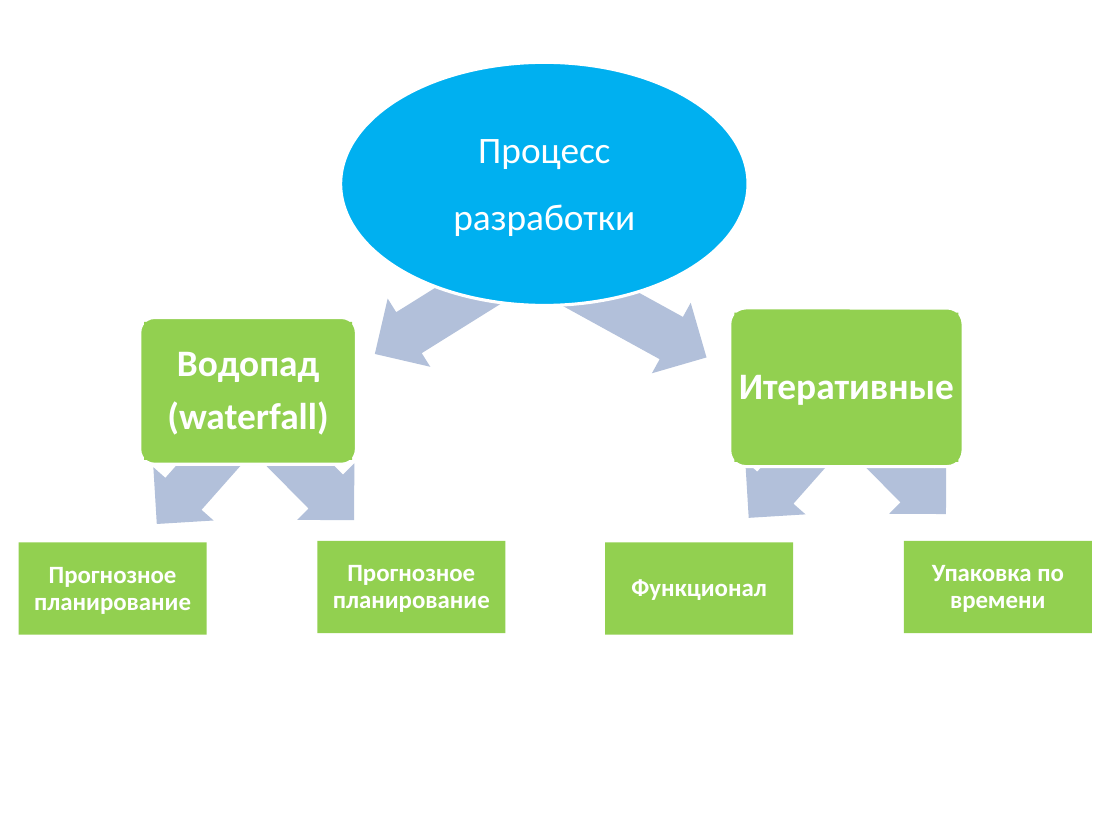
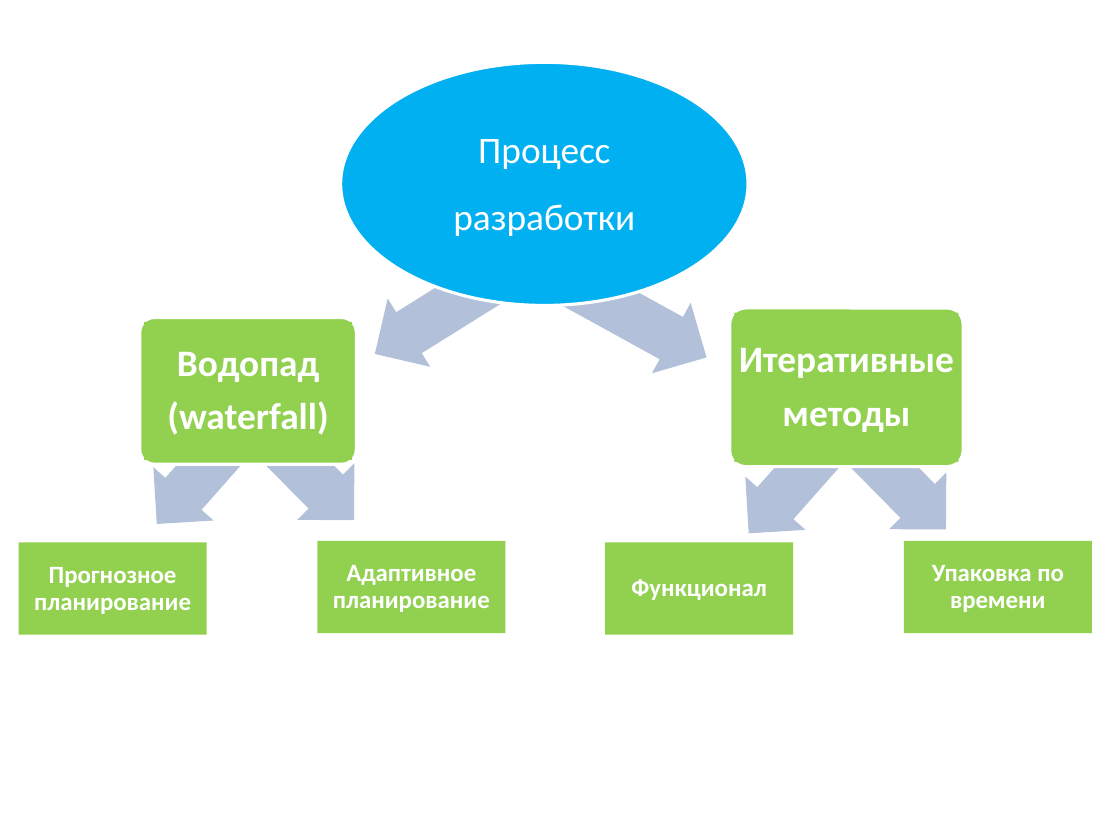
Before and after one commit to russov/cpp_craft_1013, a slide deck: slide 16 of lections/cpp_craft_lec_8_pre.pptx. Drawn at 1120x840 pixels with LibreOffice and Linux fonts; fonts in the diff are those of the drawing. Boxes give left, top, right and bottom in pixels: in the first picture for what was removed or moved away, otherwise in the second. Text is boxed around its words. In the diff, an @@ line names an element or a change of style, - is before the commit and + after.

```diff
--- a/lections/cpp_craft_lec_8_pre.pptx
+++ b/lections/cpp_craft_lec_8_pre.pptx
@@ left arrow: place and size @@
-left arrow at (719,369,887,545)
+left arrow at (719,385,887,561)
@@ left arrow: place and size @@
-left arrow at (803,369,975,542)
+left arrow at (803,385,975,558)
@@ text in rectangle at (782,407,910,432): paragraph added @@
+методы
@@ text in rectangle at (333,565,490,612): text changed @@
-Прогнозное планирование
+Адаптивное планирование
```
Also in this commit, not shown: 2 other slides changed.
